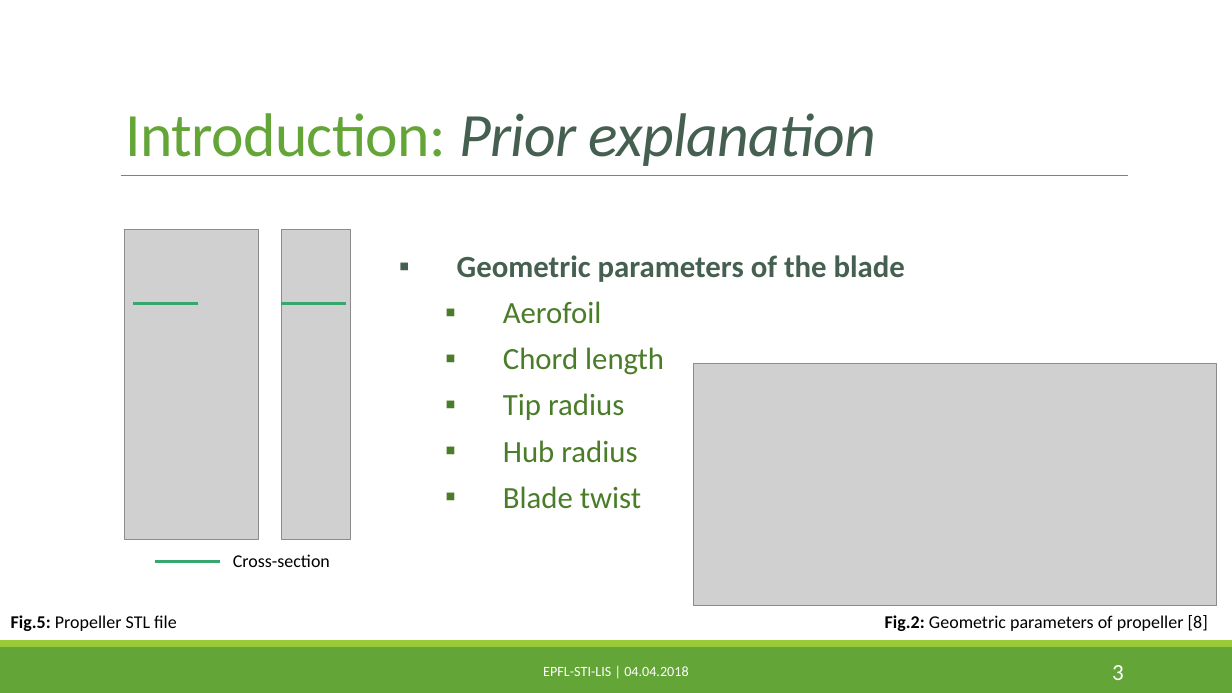
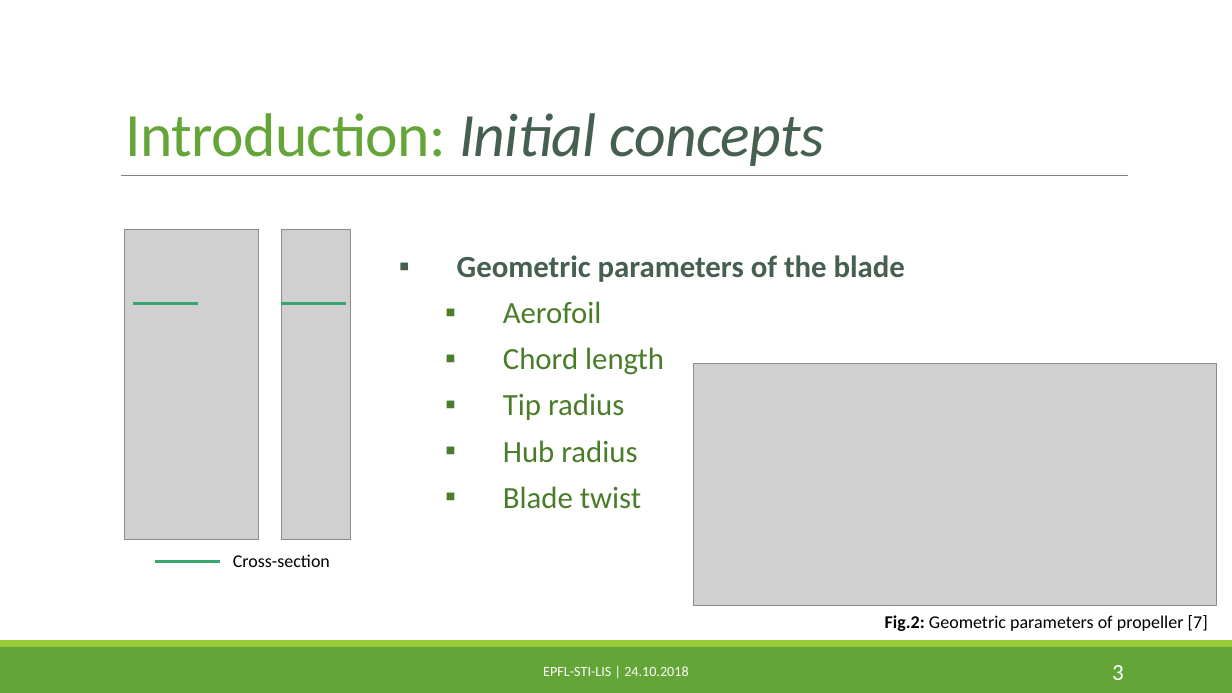
Before and after one commit to PaulineMauryL/PropellerProject, a slide deck: slide 3 of MIDTERM.pptx. Drawn at 1232x693 pixels with LibreOffice and Linux fonts; fonts in the diff are those of the drawing; grey boxes stand for pictures. Boxes give left, top, right and bottom in pixels: in the first picture for what was removed or moved away, otherwise in the second. Text is boxed around its words. In the diff, an @@ line names an element or a change of style, - is before the commit and + after.

```diff
--- a/MIDTERM.pptx
+++ b/MIDTERM.pptx
@@ text at bbox=[126, 113, 824, 166]: text changed @@
-Introduction: Prior explanation
+Introduction: Initial concepts
@@ text removed at bbox=[11, 615, 177, 631] @@
-Fig.5: Propeller STL file
@@ text at bbox=[885, 615, 1208, 631]: text changed @@
-Fig.2: Geometric parameters of propeller [8]
+Fig.2: Geometric parameters of propeller [7]
@@ text at bbox=[543, 666, 688, 676]: text changed @@
-EPFL-STI-LIS | 04.04.2018
+EPFL-STI-LIS | 24.10.2018
```
Also in this commit, not shown: 10 other slides changed, 26 other files.
